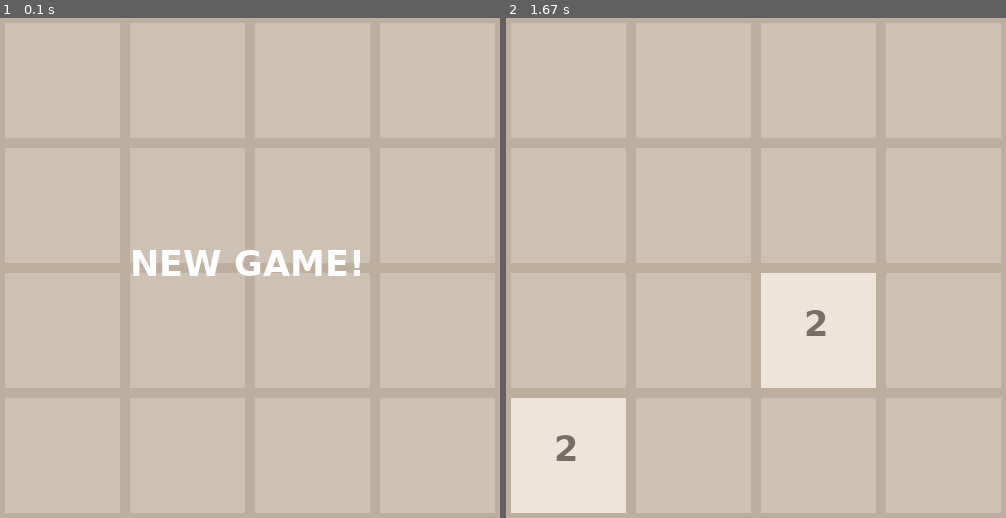
Above: before the commit, frames 1-2 (left to right).
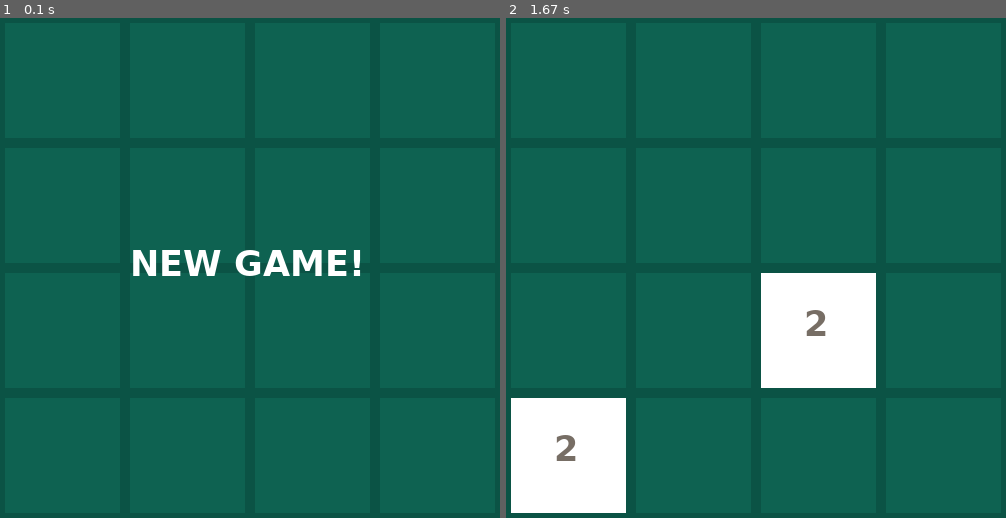
Above: after the commit, the same moments.

Repository: rajitbanerjee/2048-pygame
Game: pygame game, started from game.py
Same seed, same stepped clock (60 frames per second), same inputs: the game is played once before the commit and once after it.
Inputs:
- Up to frame 1 (0.1 s): no input
- Up to frame 2 (1.67 s): no input

The runs differ from the first frame. In frame 1, 99% of the frame differs, in the area x 0-100%, y 0-100%; in frame 2, 100%.

Commit message:
added green theme

Diff:
--- a/constants.json
+++ b/constants.json
@@ -6,22 +6,49 @@
 	"font_size": 35,
 
 	"colour": {
-		"background": [189, 174, 158],
-		"light": [249, 246, 242],
-		"dark": [119, 110, 101],
+		"original": {
+			"background": [189, 174, 158],
+			"light": [249, 246, 242],
+			"dark": [119, 110, 101],
+			"over": [244, 208, 63, 128],
 
-		"0": [205, 193, 180],
-		"2": [238, 228, 218],
-		"4": [237, 224, 200],
-		"8": [242, 177, 121],
-		"16": [245, 149, 99],
-		"32": [246, 124, 95],
-		"64": [246, 95, 59],
-		"128": [237, 207, 114],
-		"256": [237, 204, 97],
-		"512": [237, 200, 80],
-		"1024": [237, 197, 63],
-		"2048": [237, 194, 46]
+			"0": [205, 193, 180],
+			"2": [238, 228, 218],
+			"4": [237, 224, 200],
+			"8": [242, 177, 121],
+			"16": [245, 149, 99],
+			"32": [246, 124, 95],
+			"64": [246, 95, 59],
+			"128": [237, 207, 114],
+			"256": [237, 204, 97],
+			"512": [237, 200, 80],
+			"1024": [237, 197, 63],
+			"2048": [237, 194, 46]
+		},
+
+		"green": {
+			"background": [11, 83, 69],
+			"light": [255, 255, 255],
+			"dark": [119, 110, 101],
+			"over": [130, 224, 170, 128],
+
+			"0": [14, 98, 81],
+			"2": [255, 255, 255],
+			"4": [197, 255, 215],
+			"8": [130, 224, 170],
+
+			"16": [88, 214, 141],
+
+			"32": [127, 191, 147],
+			"64": [106, 159, 123],
+
+			"128": [159, 200, 179],
+
+			"256": [85, 128, 98],
+			"512": [64, 96, 74],
+			"1024": [43, 64, 49],
+			"2048": [21, 32, 25]
+		}
 	},
 
 	"keys": {
--- a/game.py
+++ b/game.py
@@ -11,14 +11,16 @@
 #TODO: Add a start screen with difficulty option buttons
 #TODO: Add docstrings to functions
 #TODO: Add a hovering RULES button on start page
+#TODO: Add green colour theme option
 difficulty = 2048
+col = "green"
 
 def winCheck(status):
     if status != "PLAY":
         size = c["size"]
         # Fill the window with a transparent background
         s = pygame.Surface((size, size), pygame.SRCALPHA)
-        s.fill((244, 208, 63, 128))
+        s.fill(c["colour"][col]["over"])
         screen.blit(s, (0, 0))
 
         # Display win/lose status
@@ -49,21 +51,21 @@
 
 
 def display(board):
-    screen.fill(tuple(c["colour"]["background"]))
+    screen.fill(tuple(c["colour"][col]["background"]))
     box = c["size"] // 4
     padding = c["padding"]
     for i in range(4):
         for j in range(4):
-            colour = tuple(c["colour"][str(board[i][j])])
+            colour = tuple(c["colour"][col][str(board[i][j])])
             pygame.draw.rect(screen, colour, (j * box + padding,
                                               i * box + padding,
                                               box - 2 * padding,
                                               box - 2 * padding), 0)
             if board[i][j] != 0:
                 if board[i][j] in (2, 4):
-                    text_colour = tuple(c["colour"]["dark"])
+                    text_colour = tuple(c["colour"][col]["dark"])
                 else:
-                    text_colour = tuple(c["colour"]["light"])
+                    text_colour = tuple(c["colour"][col]["light"])
                 # display the number at the centre of the tile
                 screen.blit(my_font.render("{:>4}".format(
                     board[i][j]), 1, text_colour),
